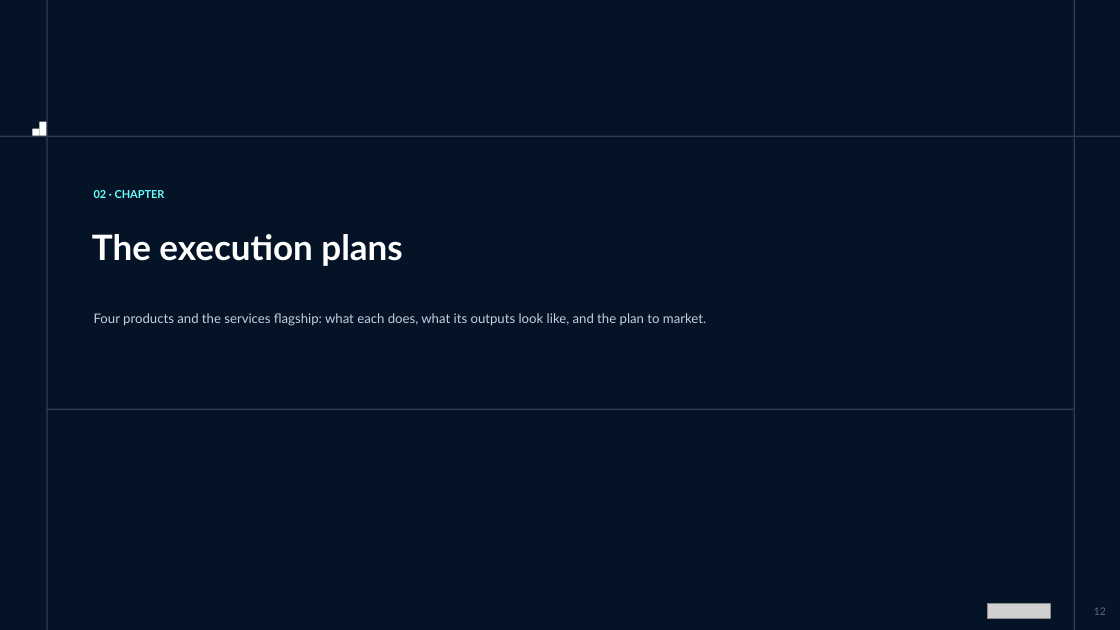
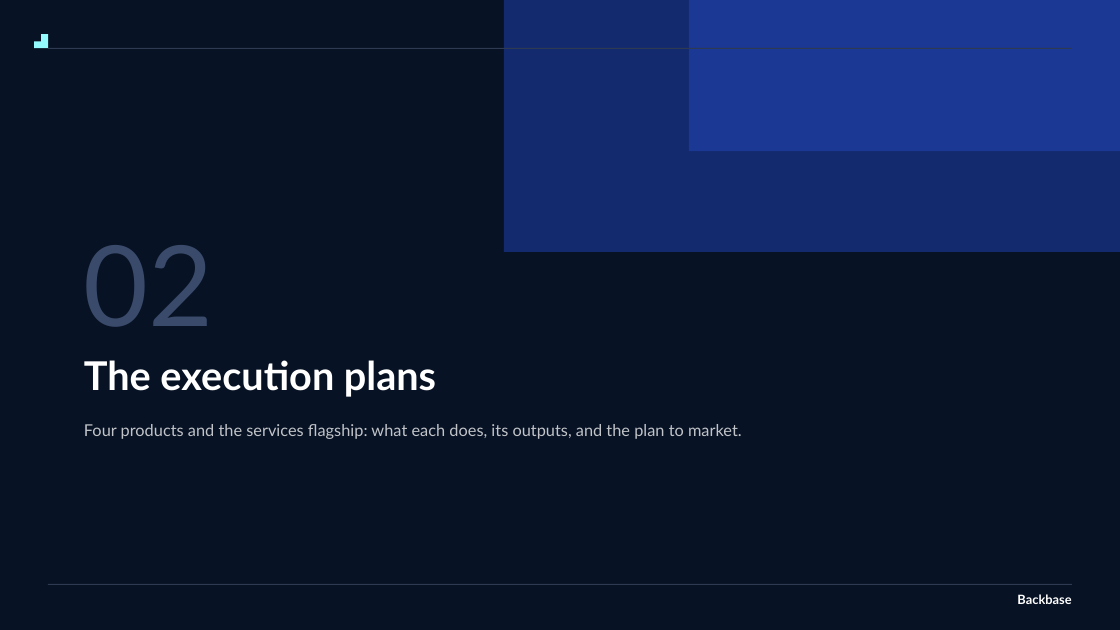
Before and after one commit to shyammohan160489-sys/value-consulting-agents, a slide deck: slide 19 of Engagement/Internal/product-factory/Product_Factory_Execution_Plan_Exhibit.pptx (slide 12 before the commit). Drawn at 1120x630 pixels with LibreOffice and Linux fonts; fonts in the diff are those of the drawing; grey boxes stand for pictures. Boxes give left, top, right and bottom in pixels: in the first picture for what was removed or moved away, otherwise in the second. Text is boxed around its words. In the diff, an @@ line names an element or a change of style, - is before the commit and + after.

```diff
--- a/Engagement/Internal/product-factory/Product_Factory_Execution_Plan_Exhibit.pptx
+++ b/Engagement/Internal/product-factory/Product_Factory_Execution_Plan_Exhibit.pptx
@@ background #041326 to #FFFFFF @@
@@ rectangle added at bbox=[0, 0, 1120, 630], fill #071224 @@
@@ rectangle removed at bbox=[46, 0, 47, 630] @@
@@ rectangle added at bbox=[504, 0, 1120, 252], fill #142A6E @@
@@ rectangle added at bbox=[689, 0, 1120, 151], fill #1B3894 @@
@@ rectangle removed at bbox=[1074, 0, 1075, 630] @@
@@ freeform shape added at bbox=[34, 34, 49, 49], fill #93FBFE @@
@@ rectangle: place and size @@
-rectangle at bbox=[0, 135, 1120, 136]
+rectangle at bbox=[48, 48, 1072, 49]
@@ rectangle at bbox=[48, 48, 1072, 49]: fill #2E3D52 to #2E3A52 @@
@@ rectangle removed at bbox=[33, 129, 39, 135] @@
@@ rectangle removed at bbox=[39, 122, 46, 136] @@
@@ text at bbox=[84, 245, 214, 327]: text changed; size 9.4 to 96 pt; text colour #69FEFF to #3A4A6B; bold off @@
-02 · CHAPTER
+02
@@ text "The execution plans": place and size @@
-text "The execution plans" at bbox=[92, 234, 402, 266]
+text "The execution plans" at bbox=[84, 360, 436, 397]
@@ text "The execution plans" at bbox=[84, 360, 436, 397]: size 30 to 34 pt; line spacing 1.15 to 1.05; more space between paragraphs @@
@@ rectangle removed at bbox=[46, 408, 1074, 409] @@
@@ text at bbox=[84, 424, 742, 439]: text changed; size 11.2 to 14 pt; text colour #C5CFDE to #C1C4C8 @@
-Four products and the services flagship: what each does, what its outputs look like, and the plan to market.
+Four products and the services flagship: what each does, its outputs, and the plan to market.
@@ rectangle added at bbox=[48, 584, 1072, 585], fill #2E3A52 @@
@@ text added at bbox=[1017, 594, 1071, 604], 11 pt, text #FFFFFF, bold @@
+Backbase
@@ picture removed at bbox=[987, 604, 1050, 619] @@
@@ page number removed at bbox=[1094, 607, 1106, 615] @@
-12
```
Also in this commit, not shown: 40 other slides changed, 16 slides added, 12 other files.
